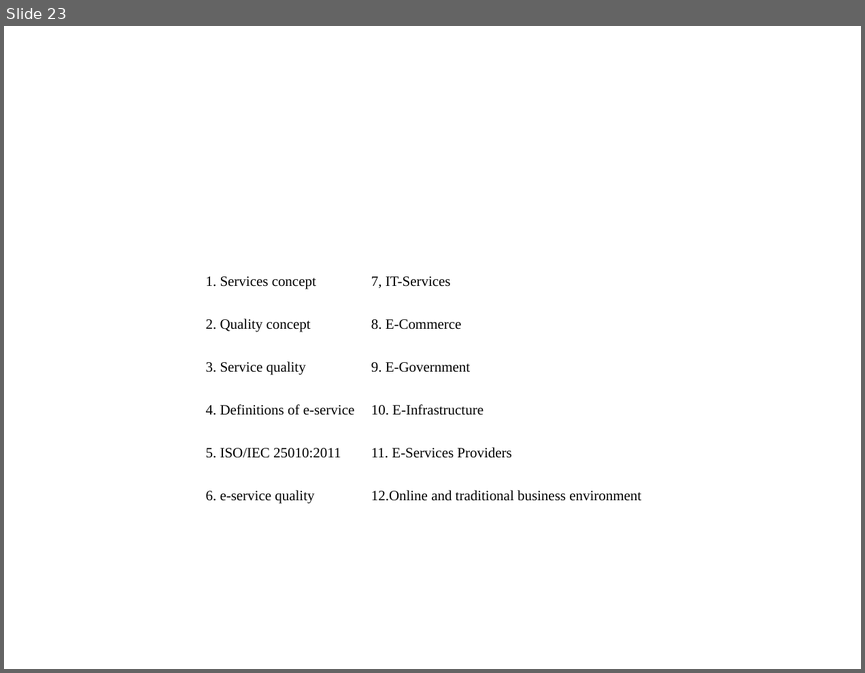
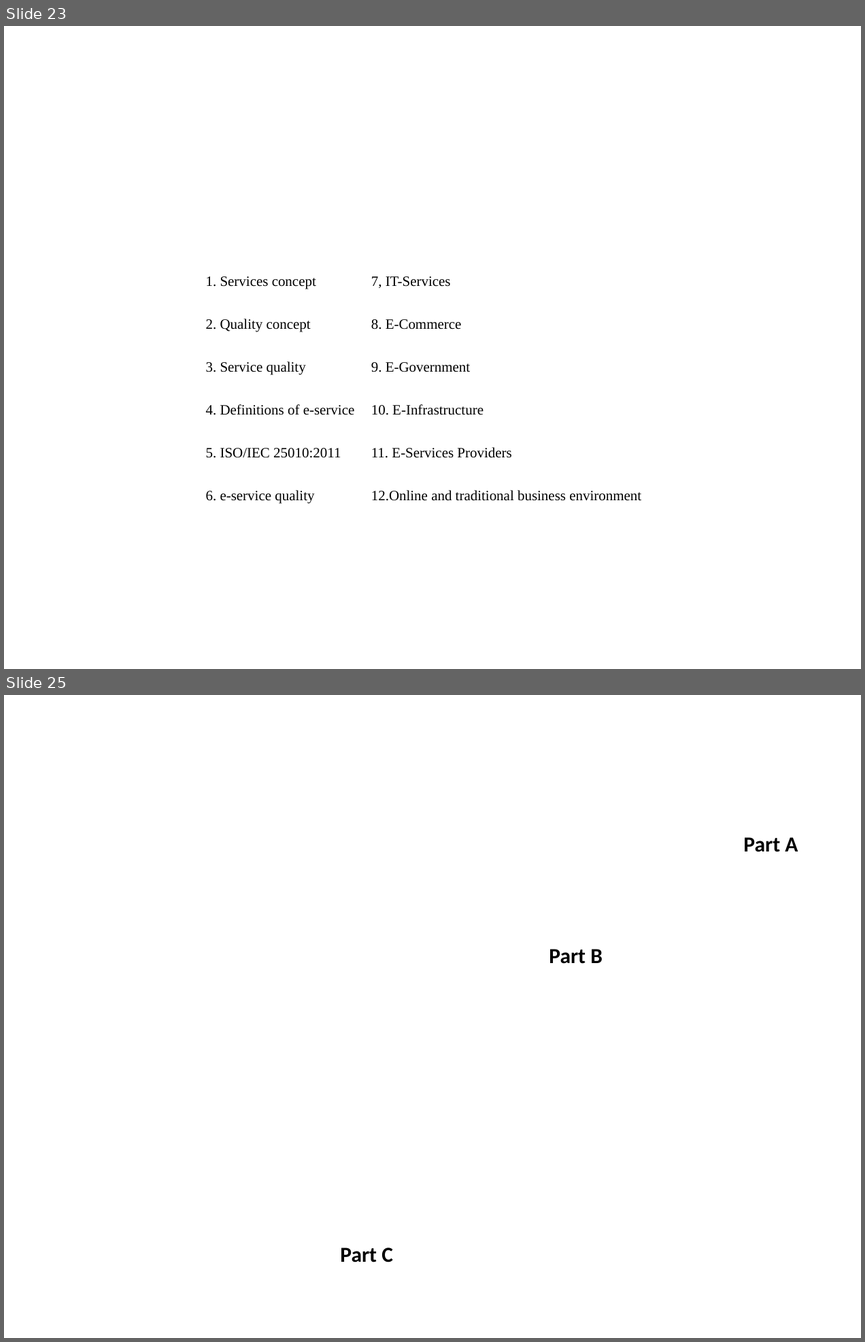
Before and after one commit to paxian/finalexam, a slide deck: model.pptx. Shown one above the other, each under a label of ours: slide 23 before the commit, slides 23 and 25 after it; the slides between them are not shown. The pictures are 865x673 and 865x1342 pixels, drawn with LibreOffice and Linux fonts; fonts in the diff are those of the drawing; background and template pictures are left out. Boxes give left, top, right and bottom in pixels: in the first picture for what was removed or moved away, otherwise in the second. Text is boxed around its words. In the diff, an @@ line names an element or a change of style, - is before the commit and + after.

```diff
--- a/model.pptx
+++ b/model.pptx
@@ slide 25 added at <box>4,695,861,1338</box>, background picture (left out) @@
@@ text added at <box>743,837,798,852</box>, 18 pt, text #000000, bold @@
+Part A
@@ text added at <box>549,949,602,964</box>, 18 pt, text #000000, bold @@
+Part B
@@ text added at <box>340,1247,393,1262</box>, 18 pt, text #000000, bold @@
+Part C
```
Also in this commit, not shown: 1 slide changed, 1 other slide added, 4 other files.
